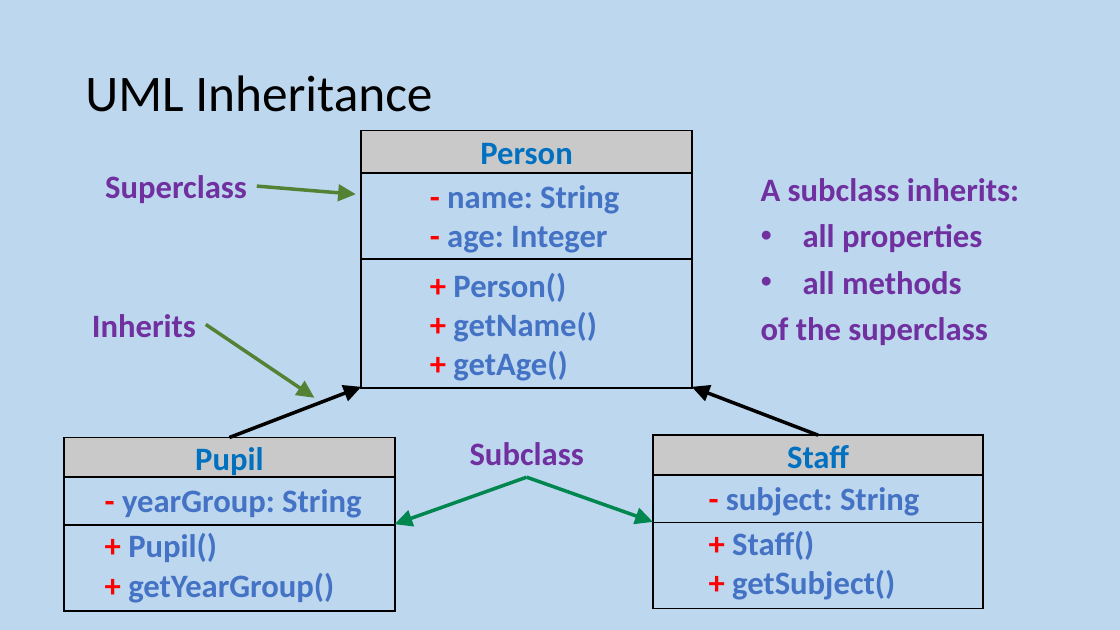
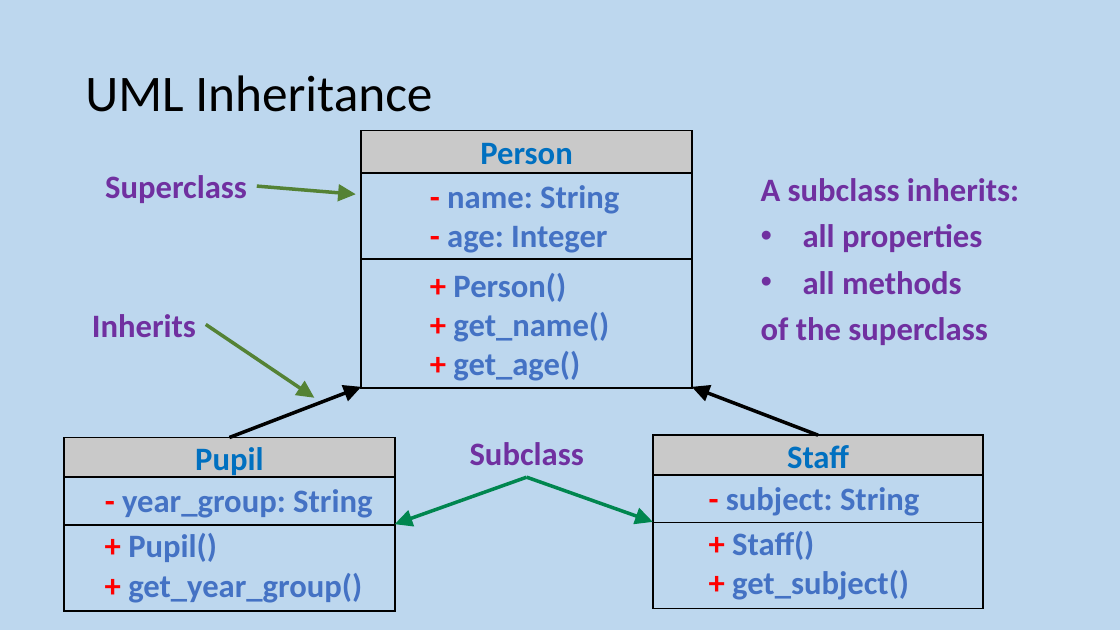
Before and after one commit to MrFriendCS/MrFriendCS.github.io, a slide deck: slide 26 of ah-cs/sdd/AH CS SDD Slides.pptx. Drawn at 1120x630 pixels with LibreOffice and Linux fonts; fonts in the diff are those of the drawing. Boxes give left, top, right and bottom in pixels: in the first picture for what was removed or moved away, otherwise in the second. Text is boxed around its words. In the diff, an @@ line names an element or a change of style, - is before the commit and + after.

```diff
--- a/ah-cs/sdd/AH CS SDD Slides.pptx
+++ b/ah-cs/sdd/AH CS SDD Slides.pptx
@@ text at box(453, 312, 609, 381): text changed @@
-+ getName()
-+ getAge()
++ get_name()
++ get_age()
@@ text at box(122, 489, 372, 518): text changed @@
-- yearGroup: String
+- year_group: String
@@ text at box(128, 573, 362, 603): text changed @@
-+ getYearGroup()
++ get_year_group()
@@ text at box(732, 570, 909, 600): text changed @@
-+ getSubject()
++ get_subject()
```
Also in this commit, not shown: 2 other slides changed.
